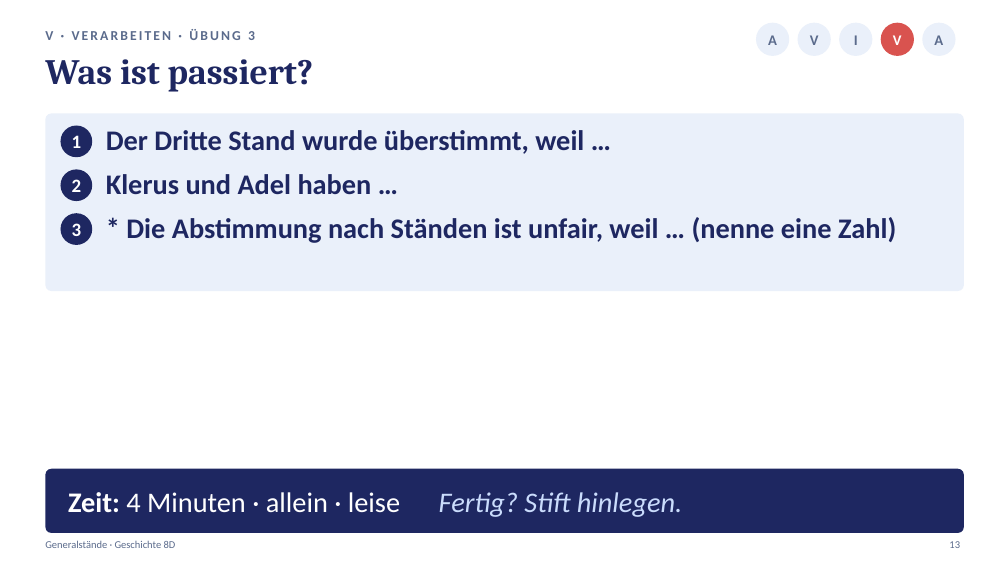
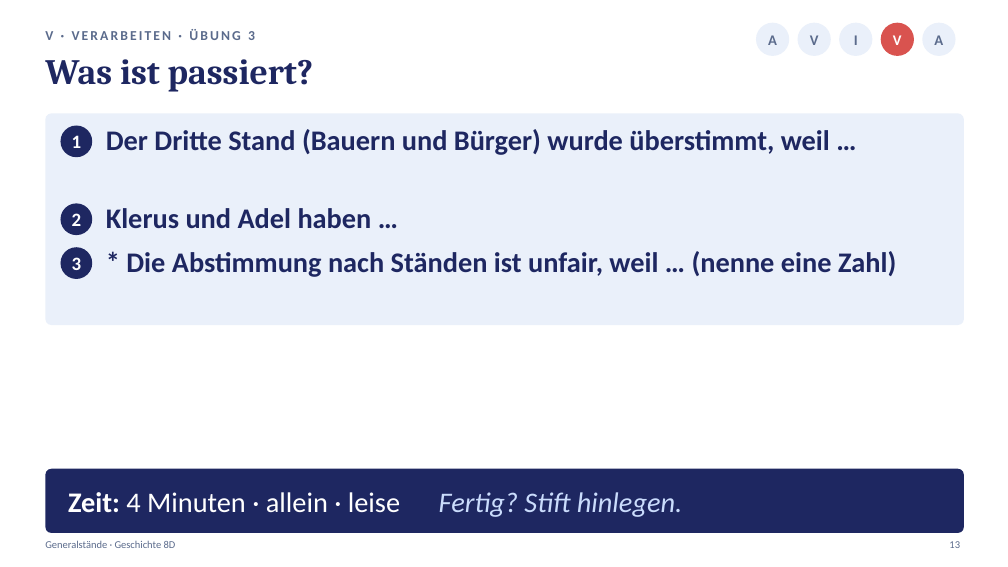
Before and after one commit to golzkonstantin-gif/Schule, a slide deck: slide 13 of Geschichte_8D/Generalstaende/Praesentation_Generalstaende_8D.pptx. Drawn at 1008x567 pixels with LibreOffice and Linux fonts; fonts in the diff are those of the drawing. Boxes give left, top, right and bottom in pixels: in the first picture for what was removed or moved away, otherwise in the second. Text is boxed around its words. In the diff, an @@ line names an element or a change of style, - is before the commit and + after.

```diff
--- a/Geschichte_8D/Generalstaende/Praesentation_Generalstaende_8D.pptx
+++ b/Geschichte_8D/Generalstaende/Praesentation_Generalstaende_8D.pptx
@@ rounded rectangle: place and size @@
-rounded rectangle at (45, 113, 964, 291)
+rounded rectangle at (45, 113, 964, 325)
@@ rounded rectangle at (45, 113, 964, 325): proportions changed @@
@@ text at (106, 129, 830, 155): text changed @@
-Der Dritte Stand wurde überstimmt, weil …
+Der Dritte Stand (Bauern und Bürger) wurde überstimmt, weil …
@@ 4 texts, 2 ellipses: place and size @@
-4 texts, 2 ellipses at (60, 169, 896, 245)
+4 texts, 2 ellipses at (60, 203, 896, 279)
```
Also in this commit, not shown: 8 other slides changed, 5 other files.
